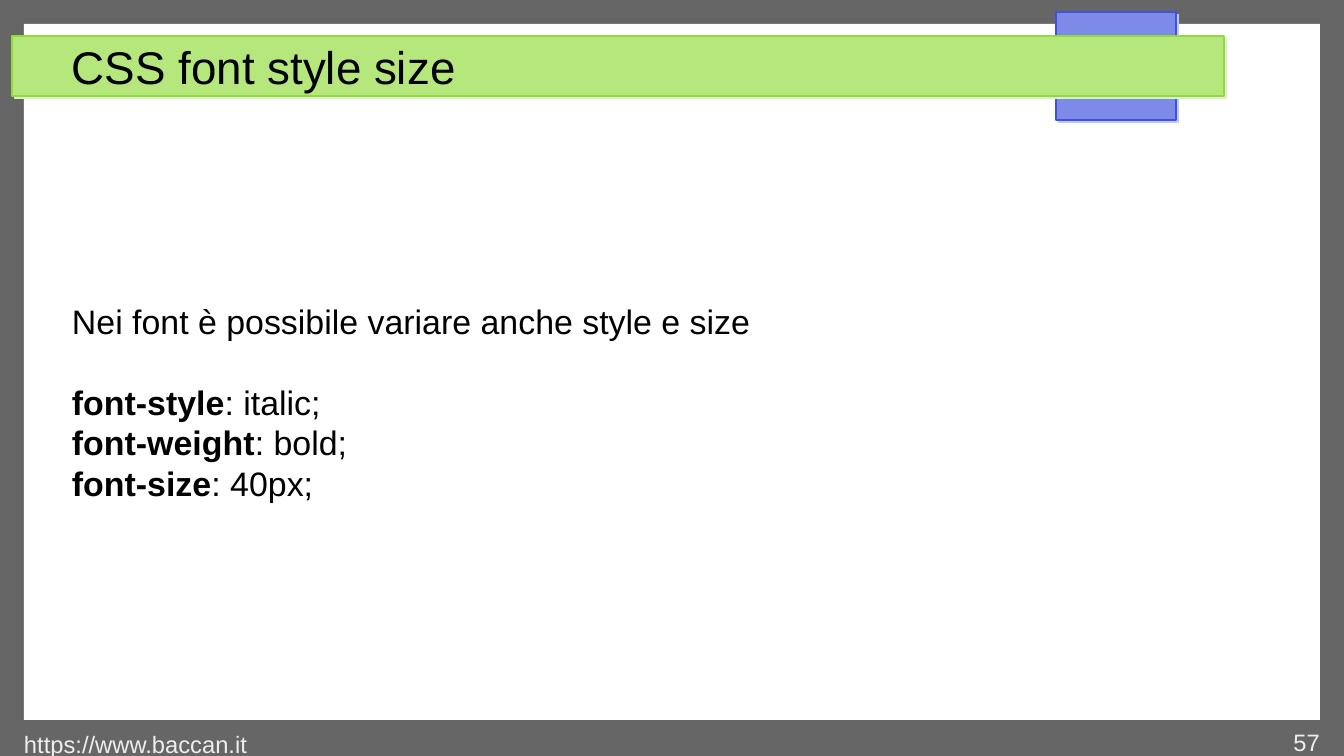
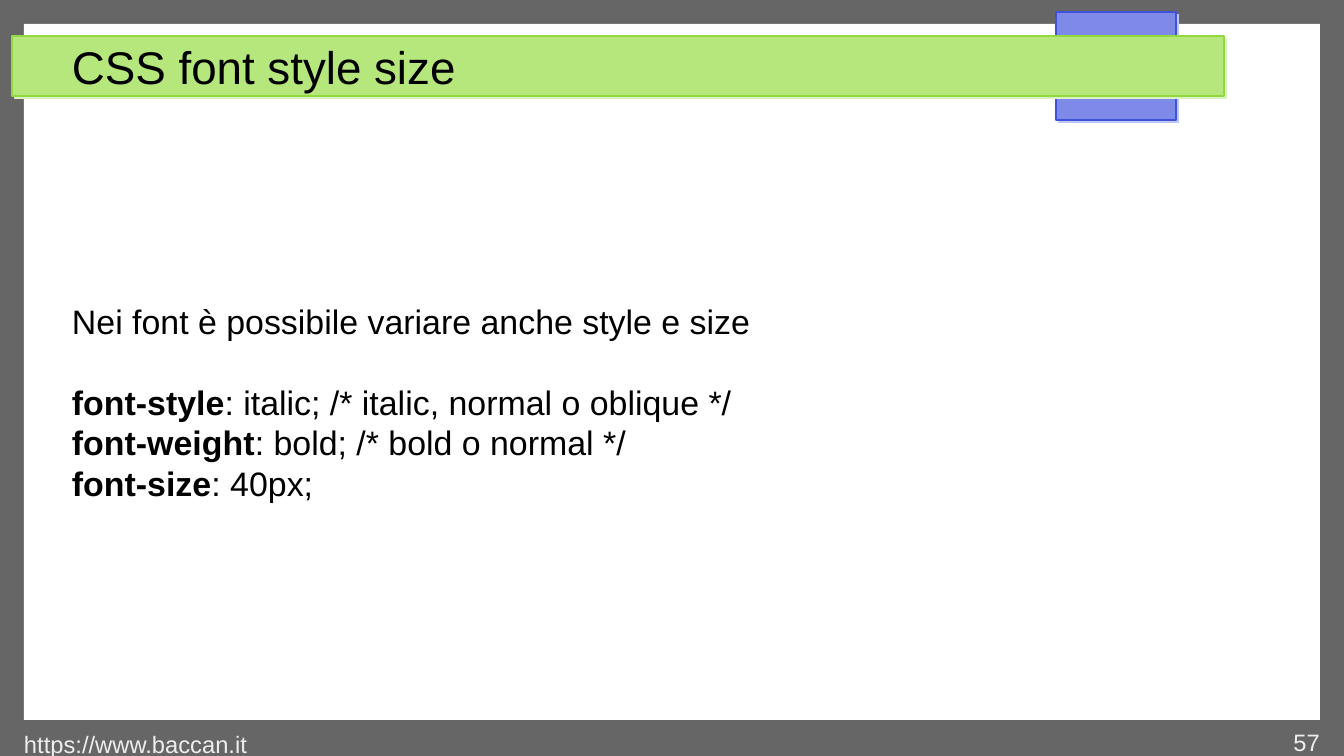
Before and after one commit to matteobaccan/CorsoCSS, a slide deck: slide 57 of Chapter_css.odp. Drawn at 1344x756 pixels with LibreOffice and Linux fonts; fonts in the diff are those of the drawing. Boxes give left, top, right and bottom in pixels: in the first picture for what was removed or moved away, otherwise in the second. Text is boxed around its words. In the diff, an @@ line names an element or a change of style, - is before the commit and + after.

```diff
--- a/Chapter_css.odp
+++ b/Chapter_css.odp
@@ text at <box>72,390,699,462</box>: text changed; bold off @@
-font-style: italic;
-font-weight: bold;
+font-style: italic; /* italic, normal o oblique */
+font-weight: bold; /* bold o normal */
```
Also in this commit, not shown: 2 other slides changed, 6 other files.
